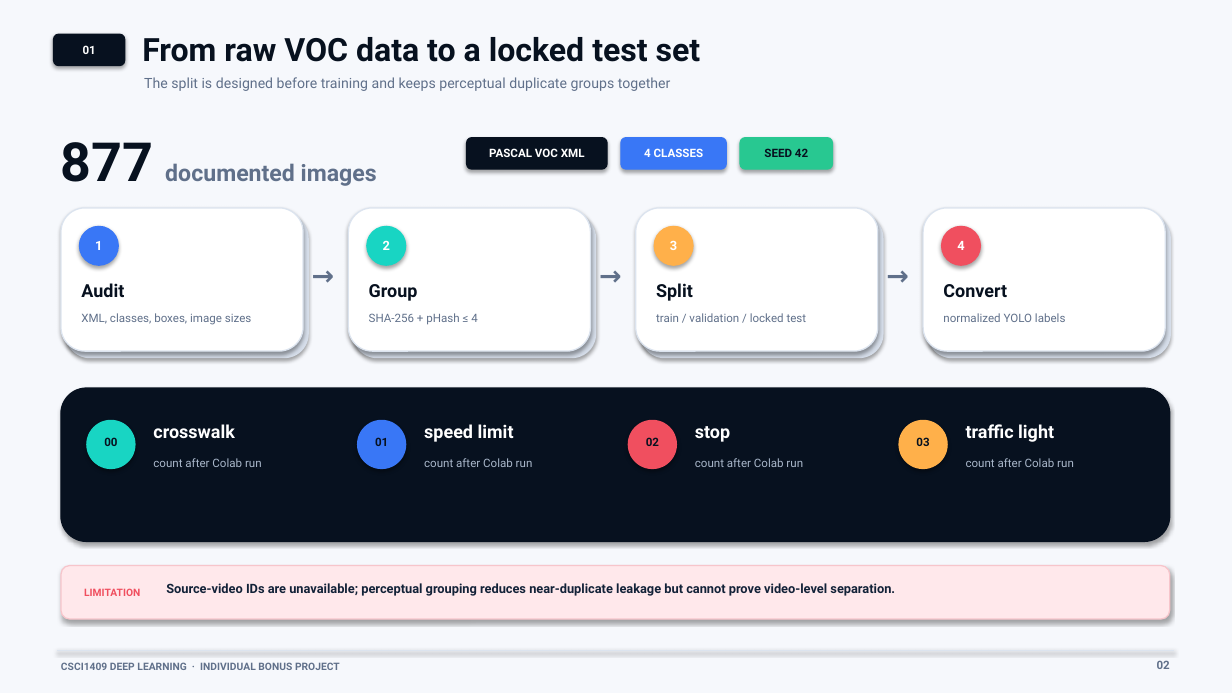
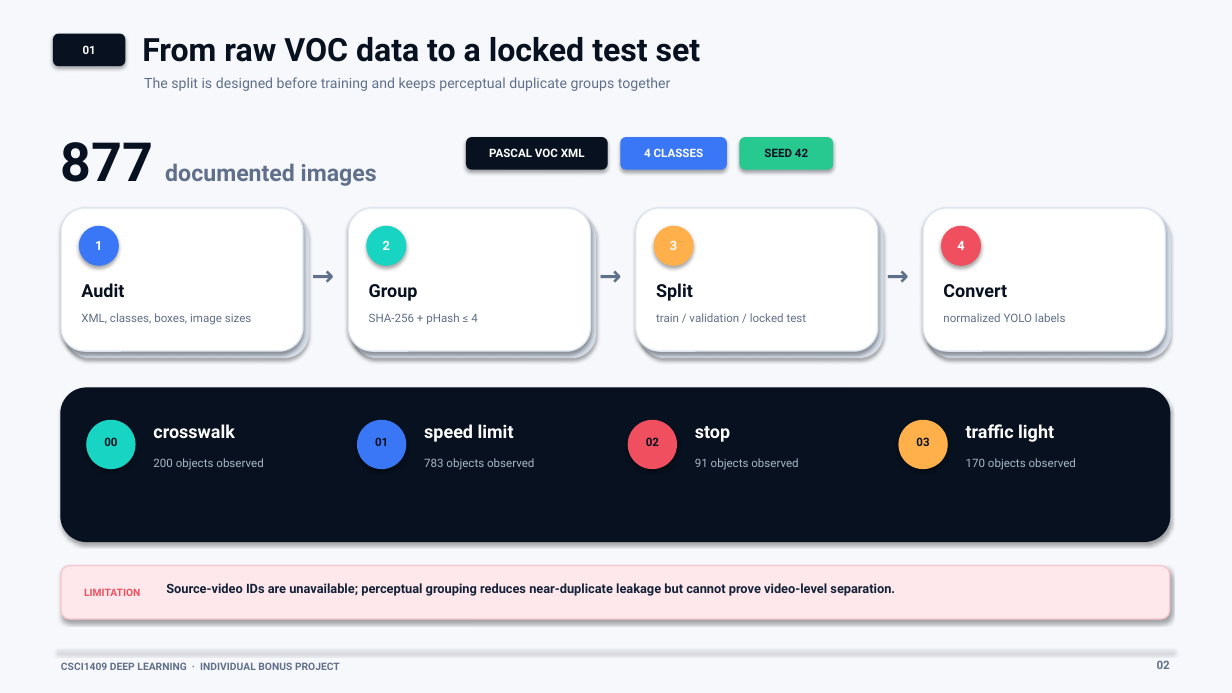
Before and after one commit to ravonek/Traffic-Sign-Detection, a slide deck: slide 2 of CSCI1409_Bonus_Traffic_Signs_Defense_3min.pptx. Drawn at 1232x693 pixels with LibreOffice and Linux fonts; fonts in the diff are those of the drawing. Boxes give left, top, right and bottom in pixels: in the first picture for what was removed or moved away, otherwise in the second. Text is boxed around its words. In the diff, an @@ line names an element or a change of style, - is before the commit and + after.

```diff
--- a/CSCI1409_Bonus_Traffic_Signs_Defense_3min.pptx
+++ b/CSCI1409_Bonus_Traffic_Signs_Defense_3min.pptx
@@ text at bbox=[153, 458, 263, 470]: text changed @@
-count after Colab run
+200 objects observed
@@ text at bbox=[424, 458, 534, 470]: text changed @@
-count after Colab run
+783 objects observed
@@ text at bbox=[695, 458, 798, 470]: text changed @@
-count after Colab run
+91 objects observed
@@ text at bbox=[966, 458, 1076, 470]: text changed @@
-count after Colab run
+170 objects observed
```
Also in this commit, not shown: 3 other slides changed, 46 other files.
